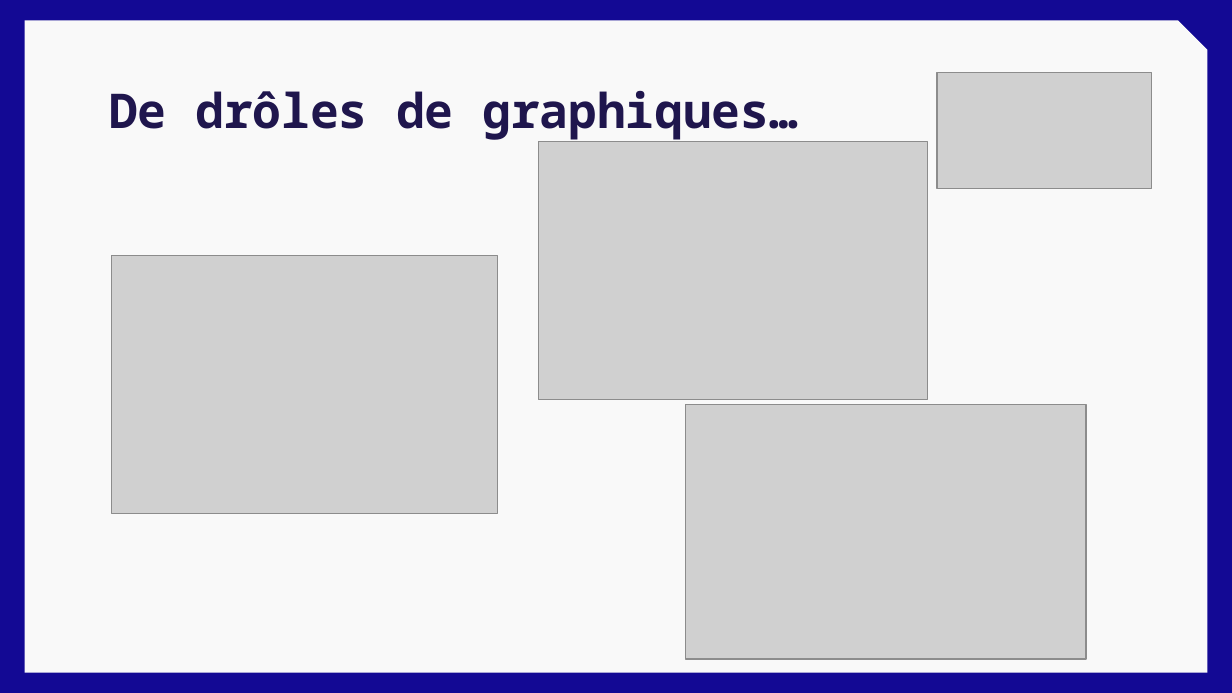
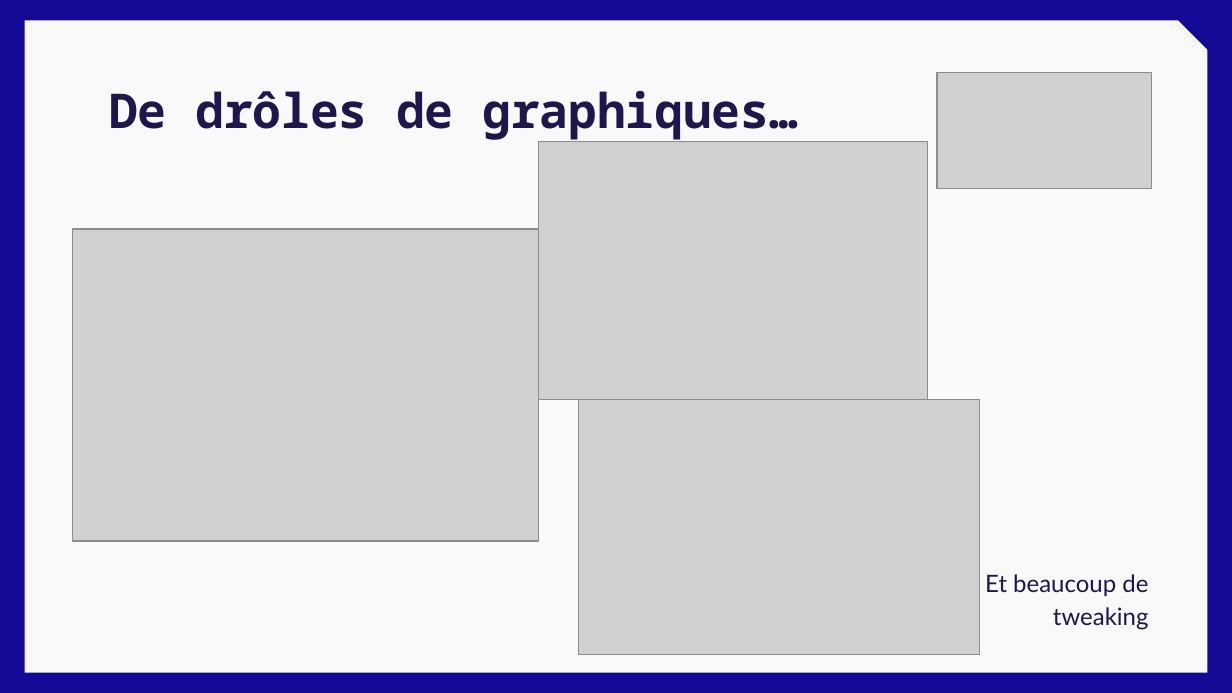
Before and after one commit to bananasmoothii/micromouse, a slide deck: slide 15 of Rendu/Presentation Soutenance.pptx. Drawn at 1232x693 pixels with LibreOffice and Linux fonts; fonts in the diff are those of the drawing; grey boxes stand for pictures; background and template pictures are left out. Boxes give left, top, right and bottom in pixels: in the first picture for what was removed or moved away, otherwise in the second. Text is boxed around its words. In the diff, an @@ line names an element or a change of style, - is before the commit and + after.

```diff
--- a/Rendu/Presentation Soutenance.pptx
+++ b/Rendu/Presentation Soutenance.pptx
@@ picture resized from (x1=112, y1=255, x2=498, y2=513) to (x1=73, y1=229, x2=538, y2=541) @@
@@ picture moved from (x1=686, y1=404, x2=1087, y2=659) to (x1=579, y1=399, x2=979, y2=654) @@
@@ subtitle added at (x1=985, y1=574, x2=1149, y2=630), 14 pt, text #1F164D @@
+Et beaucoup de tweaking
```
Also in this commit, not shown: 4 other slides changed, 2 slides added, 7 other files.
